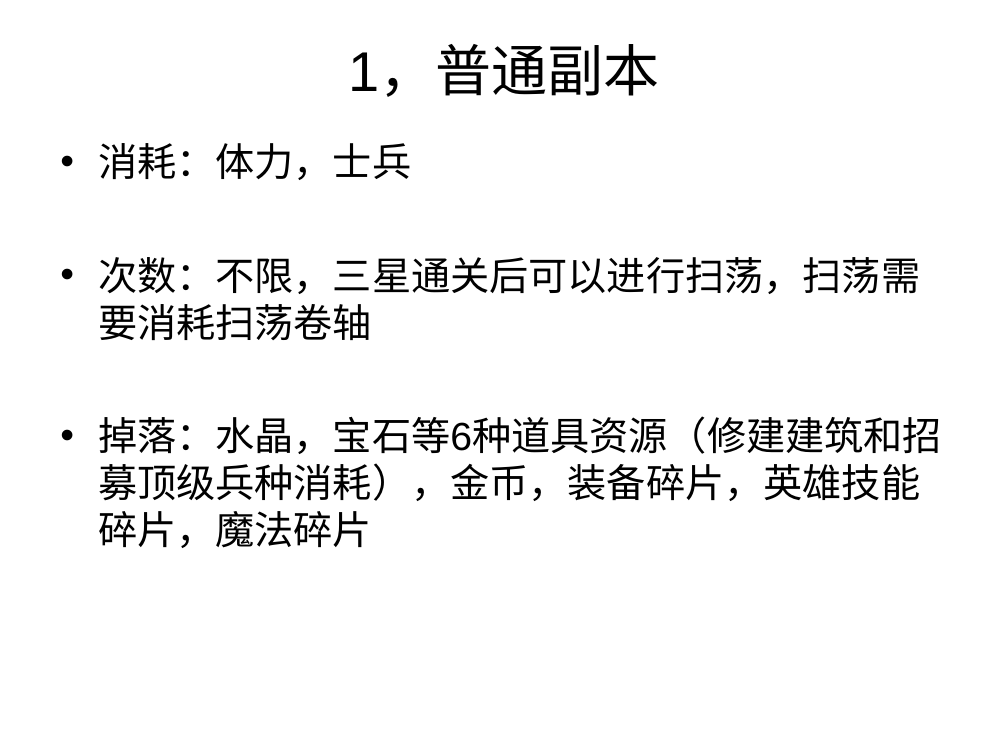
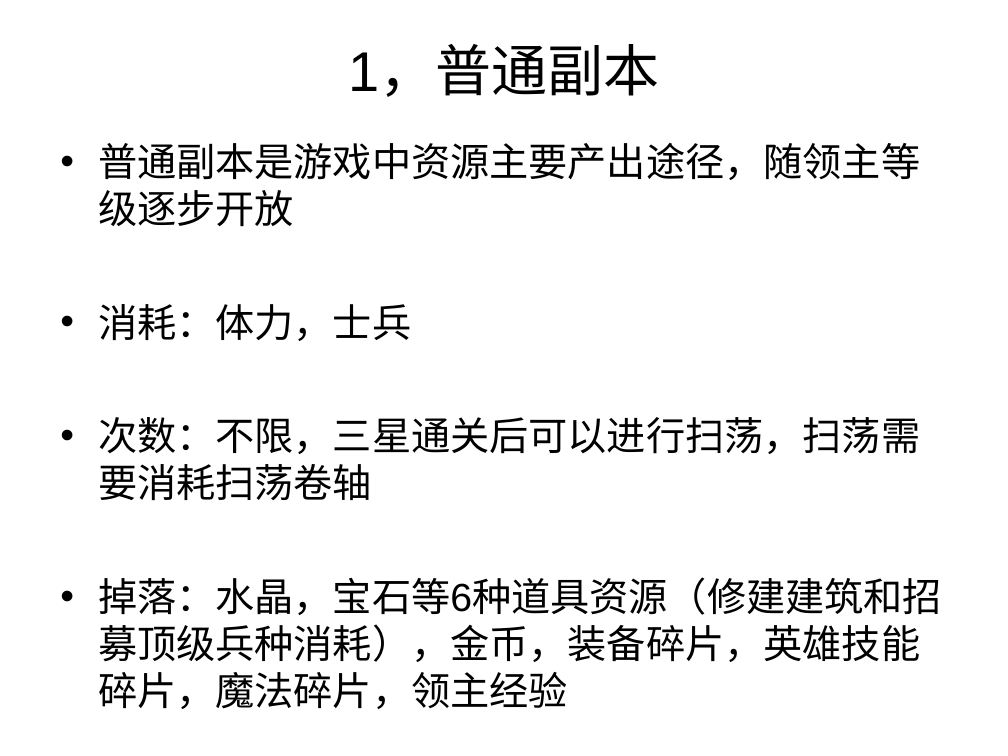
Before and after one commit to caihan1984/demov1, a slide deck: slide 18 of Assets/document/demo.ppt (slide 17 before the commit). Drawn at 1008x756 pixels with LibreOffice and Linux fonts; fonts in the diff are those of the drawing. Boxes give left, top, right and bottom in pixels: in the first picture for what was removed or moved away, otherwise in the second. Text is boxed around its words. In the diff, an @@ line names an element or a change of style, - is before the commit and + after.

```diff
--- a/Assets/document/demo.ppt
+++ b/Assets/document/demo.ppt
@@ text at <box>98,143,920,227</box>: paragraph added @@
+• 普通副本是游戏中资源主要产出途径，随领主等级逐步开放
@@ text at <box>98,577,942,709</box>: text changed @@
-• 掉落：水晶，宝石等6种道具资源（修建建筑和招募顶级兵种消耗），金币，装备碎片，英雄技能碎片，魔法碎片
+• 掉落：水晶，宝石等6种道具资源（修建建筑和招募顶级兵种消耗），金币，装备碎片，英雄技能碎片，魔法碎片，领主经验
```
Also in this commit, not shown: 5 other slides changed, 2 slides added, 1 slide removed.
